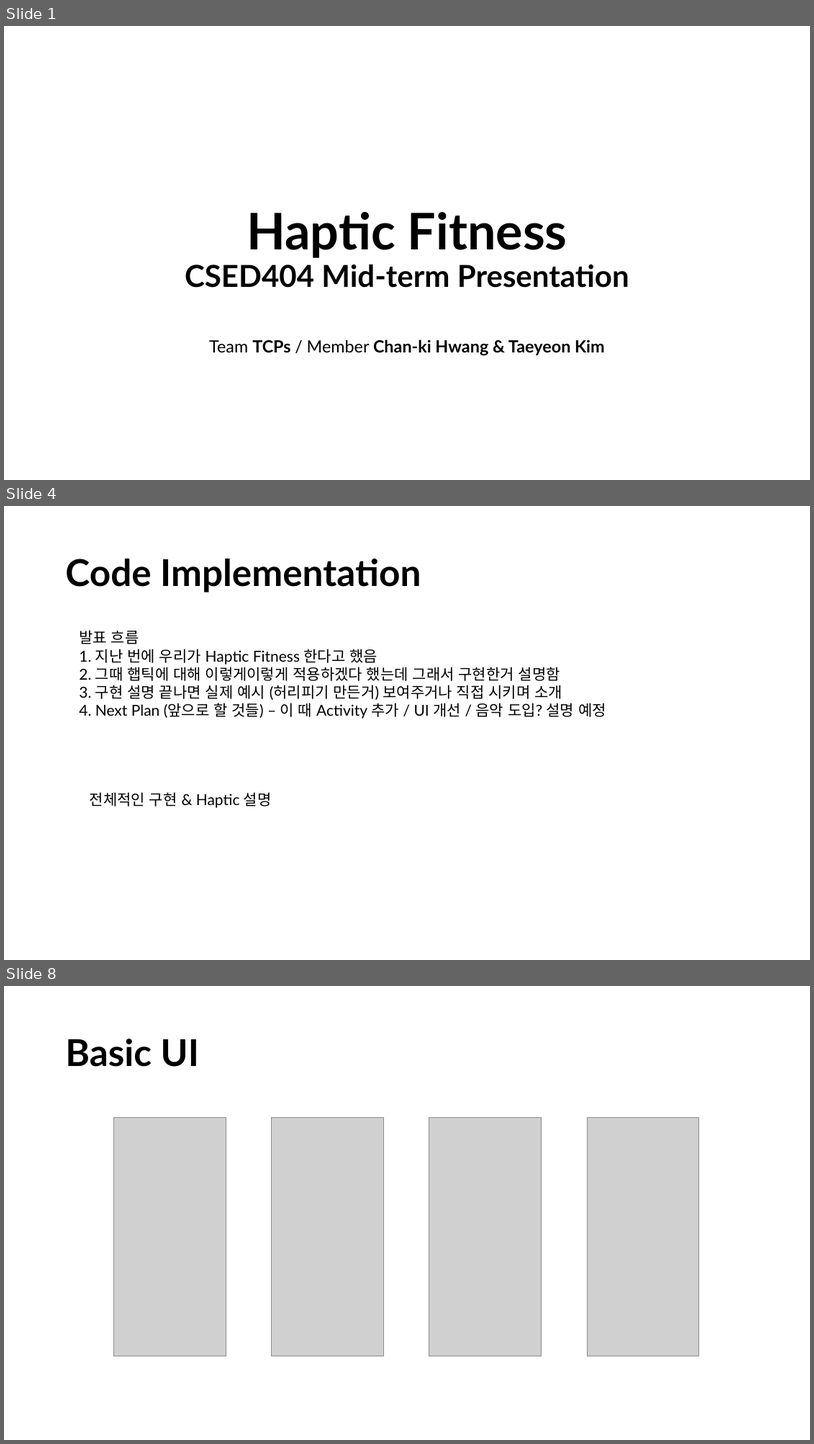
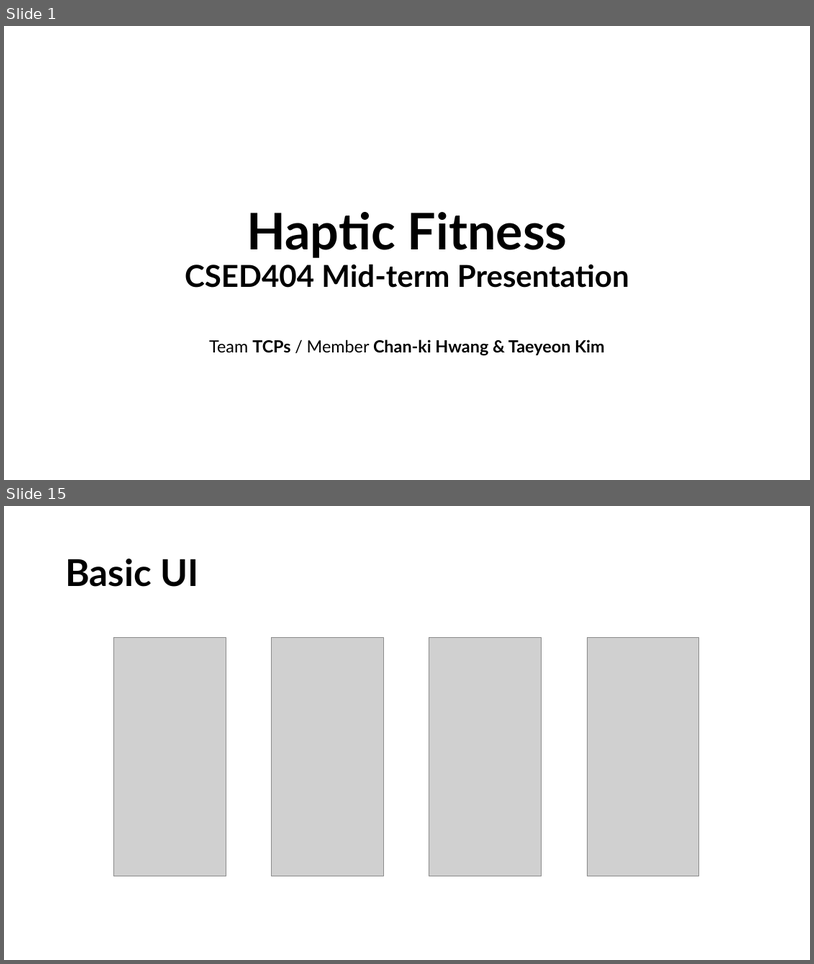
Before and after one commit to Aplace0927/CSED404-Mobile-Ubiquitous-Computing-Project, a slide deck: Presentations/Midterm-TCPs.pptx. Shown one above the other, each under a label of ours: slides 1, 4 and 8 before the commit, slides 1 and 15 after it; the slides between them are not shown. The pictures are 814x1444 and 814x964 pixels, drawn with LibreOffice and Linux fonts; fonts in the diff are those of the drawing; grey boxes stand for pictures. Boxes give left, top, right and bottom in pixels: in the first picture for what was removed or moved away, otherwise in the second. Text is boxed around its words. In the diff, an @@ line names an element or a change of style, - is before the commit and + after.

```diff
--- a/Presentations/Midterm-TCPs.pptx
+++ b/Presentations/Midterm-TCPs.pptx
@@ slide 4 removed at [4,506,810,960], background #FFFFFF @@
@@ title removed at [65,559,421,592] @@
-Code Implementation
@@ text removed at [79,630,607,718] @@
-발표 흐름
-1. 지난 번에 우리가 Haptic Fitness 한다고 했음
-2. 그때 햅틱에 대해 이렇게이렇게 적용하겠다 했는데 그래서 구현한거 설명함
-3. 구현 설명 끝나면 실제 예시 (허리피기 만든거) 보여주거나 직접 시키며 소개
-4. Next Plan (앞으로 할 것들) – 이 때 Activity 추가 / UI 개선 / 음악 도입? 설명 예정
@@ text removed at [90,792,272,808] @@
-전체적인 구현 & Haptic 설명
@@ what was slide 8 is now slide 15 @@
```
Also in this commit, not shown: 1 slide changed, 10 slides added, 1 other slide removed.
